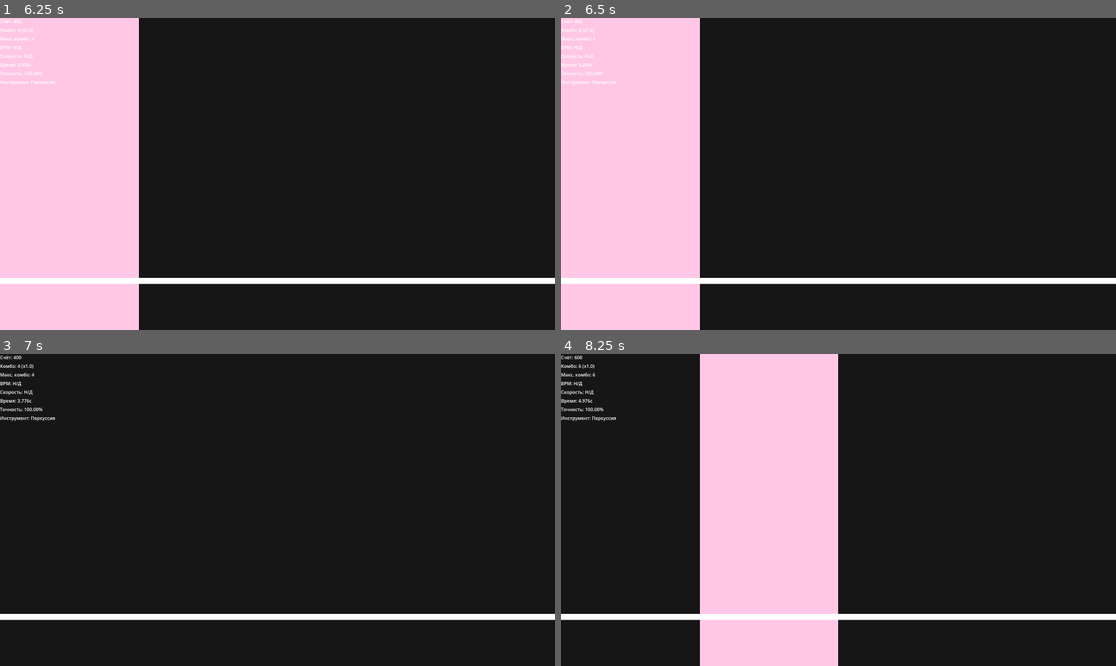
Above: before the commit, frames 1-4 (two rows, left to right).
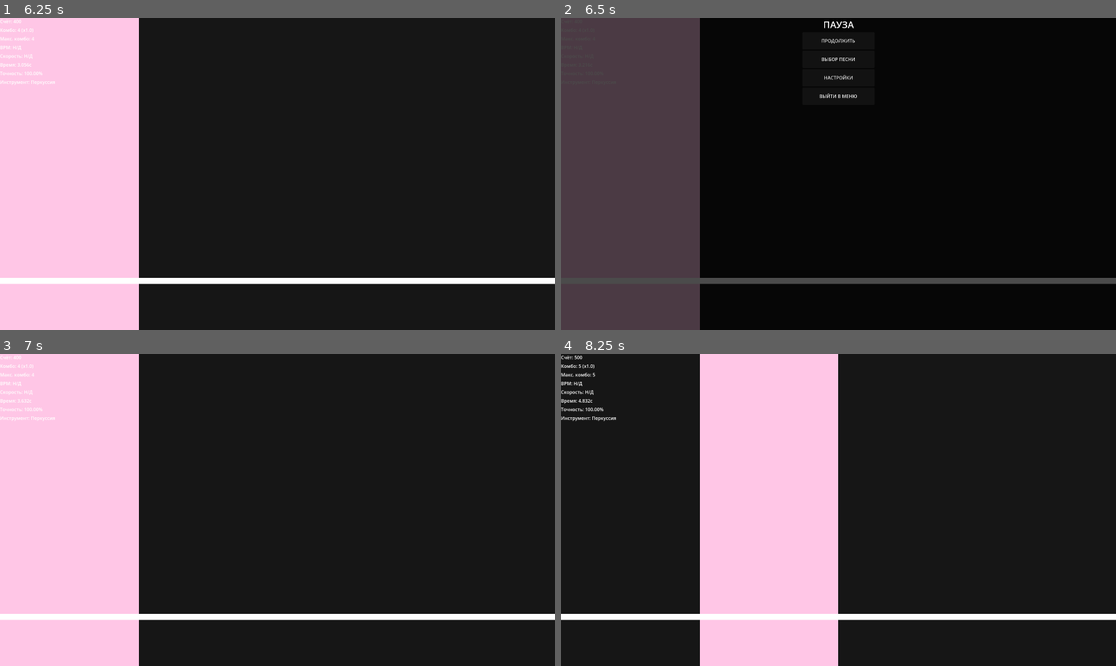
Above: after the commit, the same moments.

Repository: abletoburntheweb/RhythmFall
Game: Godot game, scene res://logic/game_engine.tscn
Two runs of this game, one before a commit and one after it. Both use one fixed random seed, a clock stepped at 60 frames per second and the inputs below. Sound files missing from this copy of the repository are replaced by a short silence.
Inputs (mouse positions are in pixels of both pictures, inside the frame that each line leads up to):
- Up to frame 1 (6.25 s): click "ВЫБОР ПЕСНИ" at 0.5 s; click (66, 67) at 1.27 s; type "12" at 1.35 s; click "Играть" at 2 s; tap Enter at 2.75, 4.25, 5.75 s; move the mouse to (399, 158) at 2.77 s; hold D 2.78-3.53 s; tap E at 2.85, 3.8, 5.3 s; click (399, 158) at 2.92 s; tap Space at 3.02, 3.05, 3.32, 3.5, 3.6, 3.77, 4.07, 4.55, 5, 5.27, 5.57, 6.02, 6.05 s; move the mouse to (166, 189) at 3.52 s; hold S 3.53-4.28 s; move the mouse to (333, 105) at 4.27 s; hold D 4.28-5.03 s; tap F at 4.35 s; move the mouse to (249, 236) at 5.02 s; hold W 5.03-5.78 s; tap B at 5.1 s; click (249, 236) at 5.17 s; move the mouse to (444, 220) at 5.77 s; hold A from 5.78 s (still down); tap C at 5.85 s
- Up to frame 2 (6.5 s): keep holding A; tap Space at 6.32 s; tap Escape (ui_cancel) at 6.4 s
- Up to frame 3 (7 s): release A at 6.5 s; click (277, 375) at 6.5 s, where only the run after the commit has a clickable "ПРОДОЛЖИТЬ"
- Up to frame 4 (8.25 s): tap Space at 7.25, 7.52, 7.82 s; move the mouse to (672, 463) at 7.27 s; hold A 7.28-8.03 s; tap E at 7.35 s; move the mouse to (866, 510) at 8.02 s; hold S from 8.03 s (still down); tap G at 8.1 s; click (866, 510) at 8.17 s

Frame 1 is identical in both runs. In frame 2, 27% of the frame differs, in the area x 0-100%, y 0-100%; in frame 3, 25%; in frame 4, less than 0.1%.

Commit message:
add pause menu

Diff:
--- a/data/achievements_data.json
+++ b/data/achievements_data.json
@@ -112,7 +112,7 @@
 		},
 		{
 			"category": "economy",
-			"current": 1006,
+			"current": 1006.0,
 			"description": "Собрать 500 единиц валюты",
 			"id": 11.0,
 			"image": "res://assets/achievements/currency_collector_1.png",
@@ -123,7 +123,7 @@
 		},
 		{
 			"category": "economy",
-			"current": 1006,
+			"current": 1006.0,
 			"description": "Собрать 1000 единиц валюты",
 			"id": 12.0,
 			"image": "res://assets/achievements/currency_collector_2.png",
@@ -134,7 +134,7 @@
 		},
 		{
 			"category": "economy",
-			"current": 1006,
+			"current": 1006.0,
 			"description": "Собрать 2500 единиц валюты",
 			"id": 13.0,
 			"image": "res://assets/achievements/currency_collector_3.png",
@@ -145,7 +145,7 @@
 		},
 		{
 			"category": "economy",
-			"current": 0,
+			"current": 0.0,
 			"description": "Потратить 500 единиц валюты",
 			"id": 14.0,
 			"image": "res://assets/achievements/generous_hand_1.png",
@@ -156,7 +156,7 @@
 		},
 		{
 			"category": "economy",
-			"current": 0,
+			"current": 0.0,
 			"description": "Потратить 1000 единиц валюты",
 			"id": 15.0,
 			"image": "res://assets/achievements/generous_hand_2.png",
@@ -167,7 +167,7 @@
 		},
 		{
 			"category": "economy",
-			"current": 0,
+			"current": 0.0,
 			"description": "Потратить 2500 единиц валюты",
 			"id": 16.0,
 			"image": "res://assets/achievements/generous_hand_3.png",
@@ -277,7 +277,7 @@
 		},
 		{
 			"category": "gameplay",
-			"current": 9,
+			"current": 9.0,
 			"description": "Завершить 5 уровней",
 			"id": 26.0,
 			"image": "res://assets/achievements/rhythm_beginner.png",
@@ -288,7 +288,7 @@
 		},
 		{
 			"category": "gameplay",
-			"current": 9,
+			"current": 9.0,
 			"description": "Завершить 20 уровней",
 			"id": 27.0,
 			"image": "res://assets/achievements/rhythm_master.png",
@@ -299,7 +299,7 @@
 		},
 		{
 			"category": "gameplay",
-			"current": 0,
+			"current": 0.0,
 			"description": "Набрать 1000 точных попаданий",
 			"id": 28.0,
 			"image": "res://assets/achievements/rhythm_master.png",
--- a/scenes/game_screen/game_screen.gd
+++ b/scenes/game_screen/game_screen.gd
@@ -7,10 +7,11 @@
 const SoundInstrumentFactory = preload("res://logic/sound_instrument_factory.gd")
 const AutoPlayer = preload("res://scenes/debug_menu/bot.gd")
 
+var pauser: GameScreenPauser = null
+
 var game_time: float = 0.0
 var countdown_remaining: int = 5
 var countdown_active: bool = true
-var is_paused: bool = false
 var game_finished: bool = false
 var input_enabled: bool = false
 
@@ -96,6 +97,13 @@
 	check_song_end_timer.wait_time = 0.1
 	check_song_end_timer.timeout.connect(_check_song_end)
 	add_child(check_song_end_timer)
+
+	pauser = GameScreenPauser.new()
+	pauser.initialize(self, game_timer, music_manager)
+	add_child(pauser)
+	pauser.song_select_requested.connect(_exit_to_song_select)
+	pauser.settings_requested.connect(_open_settings_from_pause)
+	pauser.exit_to_menu_requested.connect(_exit_to_main_menu)
 
 	set_process_input(true)
 
@@ -134,7 +142,7 @@
 		]
 
 func _on_player_hit(lane: int):
-	if is_paused:
+	if pauser.is_paused:
 		return
 	check_hit(lane)
 
@@ -223,12 +231,12 @@
 	speed = clamp(speed, 2.0, 12.0)
 
 func _update_game():
-	if is_paused or game_finished or countdown_active:
-		if is_paused and music_manager and music_manager.has_method("stop_metronome"):
+	if pauser.is_paused or game_finished or countdown_active:
+		if pauser.is_paused and music_manager and music_manager.has_method("stop_metronome"):
 			music_manager.stop_metronome()
 		return
 
-	if not is_paused and not music_manager.is_metronome_active() and music_manager and music_manager.has_method("start_metronome"):
+	if not pauser.is_paused and not music_manager.is_metronome_active() and music_manager and music_manager.has_method("start_metronome"):
 		music_manager.start_metronome(bpm, 0)
 
 	game_time += 0.016
@@ -247,7 +255,7 @@
 	note_manager.update_notes()
 
 func _check_song_end():
-	if is_paused or game_finished:
+	if pauser.is_paused or game_finished:
 		return
 
 	if selected_song_data and selected_song_data.has("duration"):
@@ -264,6 +272,11 @@
 
 func end_game():
 	if game_finished:
+		return
+
+	if pauser.is_paused:
+		print("GameScreen.gd: end_game вызвано во время паузы, вызываем cleanup.")
+		pauser.cleanup_on_game_end()
 		return
 
 	print("GameScreen: Игра завершена, подготовка к переходу к VictoryScreen...")
@@ -403,7 +416,12 @@
 		var keycode = event.keycode
 
 		if keycode == KEY_ESCAPE and not countdown_active:
+			if pauser.is_paused:
+				pauser.handle_resume_request()
+			else:
+				pauser.handle_pause_request()
 			return
+
 		elif keycode == KEY_SPACE and not countdown_active:
 			if skip_intro():
 				return
@@ -423,9 +441,8 @@
 		print("Обратный отсчет пропущен")
 
 func skip_intro() -> bool:
-	if is_paused or game_finished or countdown_active:
+	if pauser.is_paused or game_finished or countdown_active:
 		return false
-
 	if skip_used:
 		return false
 
@@ -454,6 +471,8 @@
 	return true
 
 func check_hit(lane: int):
+	if pauser.is_paused:
+		return
 	if notes_loaded:
 		var hit_occurred = false
 		var current_time = game_time
@@ -501,3 +520,27 @@
 func _process(delta):
 	if not countdown_active:
 		update_ui()
+
+func _exit_to_song_select():
+	pauser.cleanup_on_game_end()
+	var game_engine = get_parent()
+	if game_engine and game_engine.has_method("get_transitions"):
+		var transitions = game_engine.get_transitions()
+		if transitions:
+			transitions.open_song_select()
+
+func _open_settings_from_pause():
+	pauser.cleanup_on_game_end()
+	var game_engine = get_parent()
+	if game_engine and game_engine.has_method("get_transitions"):
+		var transitions = game_engine.get_transitions()
+		if transitions:
+			transitions.open_settings(true)
+
+func _exit_to_main_menu():
+	pauser.cleanup_on_game_end()
+	var game_engine = get_parent()
+	if game_engine and game_engine.has_method("get_transitions"):
+		var transitions = game_engine.get_transitions()
+		if transitions:
+			transitions.exit_to_main_menu()
--- /dev/null
+++ b/scenes/game_screen/game_screen_pauser.gd
@@ -0,0 +1,118 @@
+# res://scenes/game_screen/game_screen_pauser.gd
+class_name GameScreenPauser
+extends Node
+
+signal resume_requested
+signal song_select_requested
+signal settings_requested
+signal exit_to_menu_requested
+
+var game_screen: Node2D = null
+var game_timer: Timer = null
+var music_manager = null
+var pause_menu_instance = null
+
+var is_paused: bool = false:
+	set(value):
+		is_paused = value
+
+func initialize(gs, timer, mm):
+	game_screen = gs
+	game_timer = timer
+	music_manager = mm
+	print("GameScreenPauser.gd: Инициализирован для GameScreen: ", game_screen)
+
+func handle_pause_request():
+	if is_paused or game_screen.game_finished or game_screen.countdown_active:
+		return
+
+	print("GameScreenPauser.gd: Игра поставлена на паузу.")
+	is_paused = true
+
+	if game_timer and not game_timer.is_stopped():
+		game_timer.stop()
+	if music_manager and music_manager.has_method("stop_metronome"):
+		music_manager.stop_metronome()
+
+	if music_manager and music_manager.has_method("pause_game_music"):
+		music_manager.pause_game_music()
+	elif music_manager and music_manager.has_method("set_volume_multiplier"):
+		music_manager.set_volume_multiplier(0.2)
+
+	game_screen.input_enabled = false
+
+	if not pause_menu_instance:
+		var pause_menu_scene = load("res://scenes/pause_menu/pause_menu.tscn")
+		if pause_menu_scene:
+			pause_menu_instance = pause_menu_scene.instantiate()
+
+			var game_engine = game_screen.get_parent()
+			if game_engine and game_engine.has_method("get_transitions"):
+				var transitions = game_engine.get_transitions()
+				if transitions and pause_menu_instance.has_method("set_transitions"):
+					pause_menu_instance.set_transitions(transitions)
+					print("GameScreenPauser.gd: Transitions передан в PauseMenu.")
+				else:
+					printerr("GameScreenPauser.gd: Не удалось передать Transitions в PauseMenu.")
+			else:
+				printerr("GameScreenPauser.gd: Не удалось получить Transitions из GameEngine.")
+
+			if pause_menu_instance.has_signal("resume_requested"):
+				pause_menu_instance.resume_requested.connect(_on_resume_requested)
+			if pause_menu_instance.has_signal("song_select_requested"):
+				pause_menu_instance.song_select_requested.connect(_on_song_select_requested)
+			if pause_menu_instance.has_signal("settings_requested"):
+				pause_menu_instance.settings_requested.connect(_on_settings_requested)
+			if pause_menu_instance.has_signal("exit_to_menu_requested"):
+				pause_menu_instance.exit_to_menu_requested.connect(_on_exit_to_menu_requested)
+
+			game_screen.add_child(pause_menu_instance)
+			print("GameScreenPauser.gd: Меню паузы добавлено.")
+		else:
+			printerr("GameScreenPauser.gd: Не удалось загрузить сцену pause_menu.tscn!")
+	else:
+		printerr("GameScreenPauser.gd: pause_menu_instance уже существует!")
+
+func handle_resume_request():
+	if not is_paused:
+		return
+
+	print("GameScreenPauser.gd: Игра возобновлена.")
+	is_paused = false
+
+	if game_timer:
+		game_timer.start()
+	if music_manager and music_manager.has_method("start_metronome"):
+		music_manager.start_metronome(game_screen.bpm, game_screen.game_time)
+
+	if music_manager and music_manager.has_method("resume_game_music"):
+		music_manager.resume_game_music()
+	elif music_manager and music_manager.has_method("set_volume_multiplier"):
+		music_manager.set_volume_multiplier(1.0)
+
+	game_screen.input_enabled = true
+
+	if pause_menu_instance and is_instance_valid(pause_menu_instance):
+		pause_menu_instance.queue_free()
+		pause_menu_instance = null
+		print("GameScreenPauser.gd: Меню паузы удалено.")
+
+func cleanup_on_game_end():
+	if is_paused and pause_menu_instance and is_instance_valid(pause_menu_instance):
+		pause_menu_instance.queue_free()
+		pause_menu_instance = null
+		print("GameScreenPauser.gd: Меню паузы убрано перед завершением игры.")
+	is_paused = false
+
+func _on_resume_requested():
+	emit_signal("resume_requested")
+	handle_resume_request()
+
+func _on_song_select_requested():
+	emit_signal("song_select_requested")
+
+func _on_settings_requested():
+	emit_signal("settings_requested")
+
+func _on_exit_to_menu_requested():
+	emit_signal("exit_to_menu_requested")
--- /dev/null
+++ b/scenes/pause_menu/pause_menu.gd
@@ -0,0 +1,40 @@
+# scenes/pause_menu/pause_menu.gd
+extends Control
+
+signal resume_requested
+signal song_select_requested
+signal settings_requested
+signal exit_to_menu_requested
+
+var transitions = null
+
+func _ready():
+	$MenuContainer/ResumeButton.pressed.connect(_on_resume_pressed)
+	$MenuContainer/SongSelectButton.pressed.connect(_on_song_select_pressed)
+	$MenuContainer/SettingsButton.pressed.connect(_on_settings_pressed)
+	$MenuContainer/ExitToMenuButton.pressed.connect(_on_exit_to_menu_pressed)
+
+func set_transitions(transitions_instance):
+	transitions = transitions_instance
+	print("PauseMenu.gd: Transitions установлен")
+
+func _on_resume_pressed():
+	resume_requested.emit()
+
+func _on_song_select_pressed():
+	if transitions:
+		transitions.open_song_select()
+	else:
+		printerr("PauseMenu.gd: transitions не установлен!")
+
+func _on_settings_pressed():
+	if transitions:
+		transitions.open_settings(true)
+	else:
+		printerr("PauseMenu.gd: transitions не установлен!")
+
+func _on_exit_to_menu_pressed():
+	if transitions:
+		transitions.exit_to_main_menu()
+	else:
+		printerr("PauseMenu.gd: transitions не установлен!")
--- /dev/null
+++ b/scenes/pause_menu/pause_menu.tscn
@@ -0,0 +1,56 @@
+[gd_scene load_steps=2 format=3 uid="uid://hbupjp838y2b"]
+
+[ext_resource type="Script" uid="uid://dcjmvp0dga6d2" path="res://scenes/pause_menu/pause_menu.gd" id="1_5bgjm"]
+
+[node name="PauseMenu" type="Control"]
+layout_mode = 3
+anchors_preset = 15
+anchor_right = 1.0
+anchor_bottom = 1.0
+grow_horizontal = 2
+grow_vertical = 2
+script = ExtResource("1_5bgjm")
+
+[node name="Background" type="ColorRect" parent="."]
+custom_minimum_size = Vector2(1920, 1080)
+layout_mode = 0
+offset_right = 40.0
+offset_bottom = 40.0
+color = Color(0, 0, 0, 0.7058824)
+
+[node name="MenuContainer" type="VBoxContainer" parent="."]
+layout_mode = 0
+offset_right = 40.0
+offset_bottom = 40.0
+
+[node name="TitleLabel" type="Label" parent="MenuContainer"]
+custom_minimum_size = Vector2(1920, 0)
+layout_mode = 2
+theme_override_font_sizes/font_size = 32
+text = "ПАУЗА"
+horizontal_alignment = 1
+vertical_alignment = 1
+
+[node name="ResumeButton" type="Button" parent="MenuContainer"]
+custom_minimum_size = Vector2(250, 60)
+layout_mode = 2
+size_flags_horizontal = 4
+text = "ПРОДОЛЖИТЬ"
+
+[node name="SongSelectButton" type="Button" parent="MenuContainer"]
+custom_minimum_size = Vector2(250, 60)
+layout_mode = 2
+size_flags_horizontal = 4
+text = "ВЫБОР ПЕСНИ"
+
+[node name="SettingsButton" type="Button" parent="MenuContainer"]
+custom_minimum_size = Vector2(250, 60)
+layout_mode = 2
+size_flags_horizontal = 4
+text = "НАСТРОЙКИ"
+
+[node name="ExitToMenuButton" type="Button" parent="MenuContainer"]
+custom_minimum_size = Vector2(250, 60)
+layout_mode = 2
+size_flags_horizontal = 4
+text = "ВЫЙТИ В МЕНЮ"
Not shown, added: scenes/game_screen/game_screen_pauser.gd.uid
Not shown, added: scenes/pause_menu/pause_menu.gd.uid
